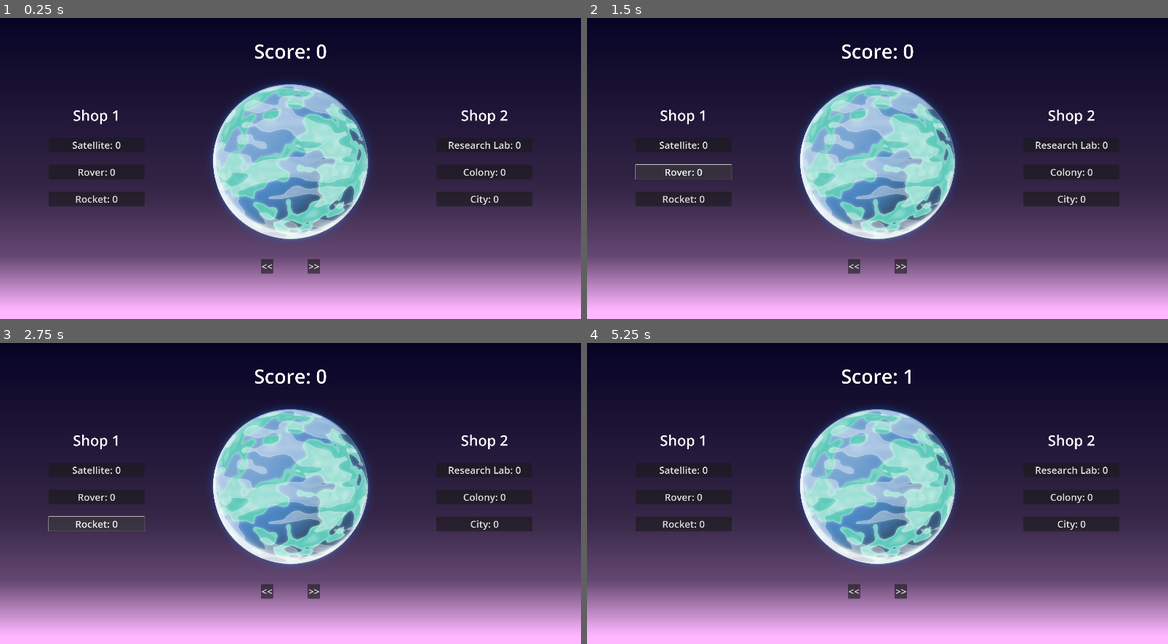
Above: before the commit, frames 1-4 (two rows, left to right).
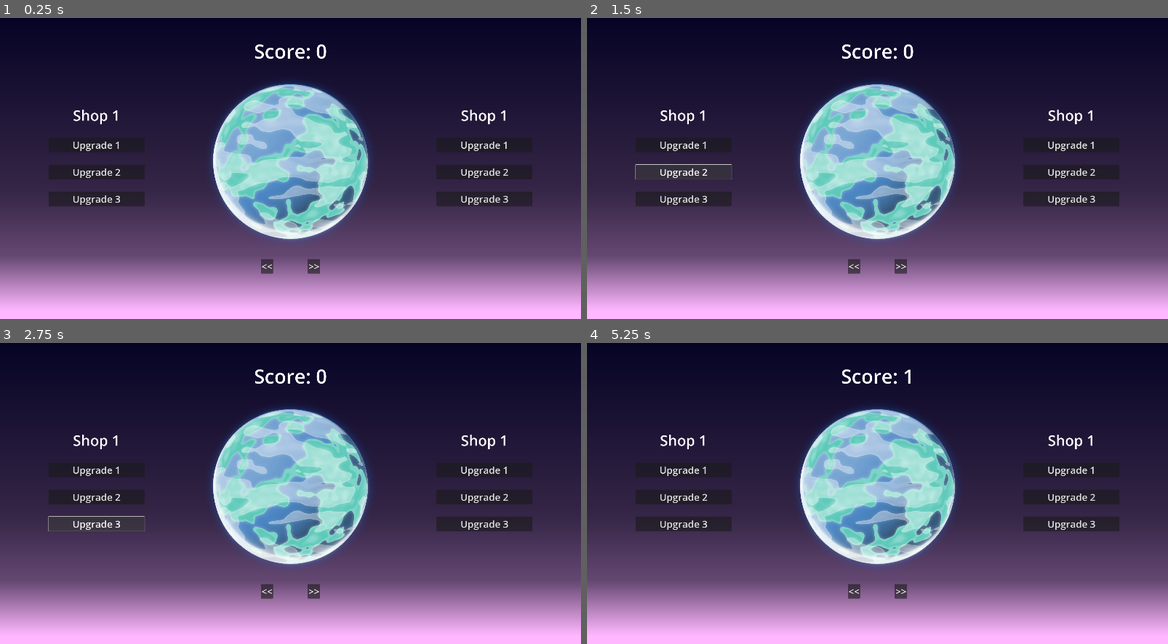
Above: after the commit, the same moments.

Repository: JStaed/planet-clicker-game
Game: Godot game, scene res://scenes/main.tscn
Two runs of this game, one before a commit and one after it. Both use one fixed random seed, a clock stepped at 60 frames per second and the inputs below. The project has no main scene, so this scene is started directly.
Inputs (mouse positions are in pixels of both pictures, inside the frame that each line leads up to):
- Up to frame 1 (0.25 s): no input
- Up to frame 2 (1.5 s): click (685, 144) at 0.5 s, where only the run after the commit has a clickable "Upgrade 1"; click (685, 171) at 1.25 s, where only the run after the commit has a clickable "Upgrade 2"
- Up to frame 3 (2.75 s): click (98, 523) at 2 s, where only the run after the commit has a clickable "Upgrade 3"
- Up to frame 4 (5.25 s): click (685, 469) at 2.75 s, where only the run before the commit has a clickable "Satellite: 0"; click (685, 496) at 3.5 s, where only the run before the commit has a clickable "Rover: 0"; click (685, 523) at 4.25 s, where only the run before the commit has a clickable "Rocket: 0"; click (877, 487) at 5 s

The runs differ from the first frame. In frame 1, 0.8% of the frame differs, in the area x 12-90%, y 30-63%; in frame 2, 0.8%; in frame 3, 0.8%; in frame 4, 0.8%.

Commit message:
Revert "5 minutes - upgrades"
This reverts commit 42b5016073eac3e21e618800facc9ca871b164b9.

Diff:
--- a/scenes/main.tscn
+++ b/scenes/main.tscn
@@ -74,7 +74,7 @@
 [node name="ShopButton" type="Button" parent="CanvasLayer/Control/CanvasContainer/Left"]
 layout_mode = 2
 theme = ExtResource("5_tbgi4")
-text = "Satellite: 0"
+text = "Upgrade 1"
 
 [node name="VSpacer3" parent="CanvasLayer/Control/CanvasContainer/Left" instance=ExtResource("2_tbgi4")]
 layout_mode = 2
@@ -83,7 +83,7 @@
 [node name="ShopButton2" type="Button" parent="CanvasLayer/Control/CanvasContainer/Left"]
 layout_mode = 2
 theme = ExtResource("5_tbgi4")
-text = "Rover: 0"
+text = "Upgrade 2"
 
 [node name="VSpacer4" parent="CanvasLayer/Control/CanvasContainer/Left" instance=ExtResource("2_tbgi4")]
 layout_mode = 2
@@ -92,7 +92,7 @@
 [node name="ShopButton3" type="Button" parent="CanvasLayer/Control/CanvasContainer/Left"]
 layout_mode = 2
 theme = ExtResource("5_tbgi4")
-text = "Rocket: 0"
+text = "Upgrade 3"
 
 [node name="VSpacer5" parent="CanvasLayer/Control/CanvasContainer/Left" instance=ExtResource("2_tbgi4")]
 layout_mode = 2
@@ -211,7 +211,7 @@
 [node name="ShopTitle" type="Label" parent="CanvasLayer/Control/CanvasContainer/Right"]
 layout_mode = 2
 theme = ExtResource("1_sugp2")
-text = "Shop 2"
+text = "Shop 1"
 horizontal_alignment = 1
 
 [node name="VSpacer2" parent="CanvasLayer/Control/CanvasContainer/Right" instance=ExtResource("2_tbgi4")]
@@ -221,7 +221,7 @@
 [node name="ShopButton" type="Button" parent="CanvasLayer/Control/CanvasContainer/Right"]
 layout_mode = 2
 theme = ExtResource("5_tbgi4")
-text = "Research Lab: 0"
+text = "Upgrade 1"
 
 [node name="VSpacer3" parent="CanvasLayer/Control/CanvasContainer/Right" instance=ExtResource("2_tbgi4")]
 layout_mode = 2
@@ -230,7 +230,7 @@
 [node name="ShopButton2" type="Button" parent="CanvasLayer/Control/CanvasContainer/Right"]
 layout_mode = 2
 theme = ExtResource("5_tbgi4")
-text = "Colony: 0"
+text = "Upgrade 2"
 
 [node name="VSpacer4" parent="CanvasLayer/Control/CanvasContainer/Right" instance=ExtResource("2_tbgi4")]
 layout_mode = 2
@@ -239,7 +239,7 @@
 [node name="ShopButton3" type="Button" parent="CanvasLayer/Control/CanvasContainer/Right"]
 layout_mode = 2
 theme = ExtResource("5_tbgi4")
-text = "City: 0"
+text = "Upgrade 3"
 
 [node name="VSpacer5" parent="CanvasLayer/Control/CanvasContainer/Right" instance=ExtResource("2_tbgi4")]
 layout_mode = 2
--- a/scripts/control_manager.gd
+++ b/scripts/control_manager.gd
@@ -5,6 +5,7 @@
 var score_increment: int = 1
 
 var selected_sprite: int = 0
+
 var unlocked_sprites = [
 	true,
 	false,
@@ -29,6 +30,7 @@
 	1000000000,
 	9999999999
 ]
+
 @onready var planet_sprites = [
 	preload("res://planet-sprites/planet00.png"),
 	preload("res://planet-sprites/planet01.png"),
@@ -41,20 +43,6 @@
 	preload("res://planet-sprites/planet08.png"),
 	preload("res://planet-sprites/planet09.png")
 ]
-
-var shop_1_prices = [
-	0,
-	0,
-	0
-]
-var shop_2_prices = [
-	0,
-	0,
-	0
-]
-
-func _purchase_upgrade(upgradeID: int):
-	pass
 
 func _on_click_planet() -> void: # Increments score by increment value when the planet is clicked
 	if unlocked_sprites[selected_sprite]:
